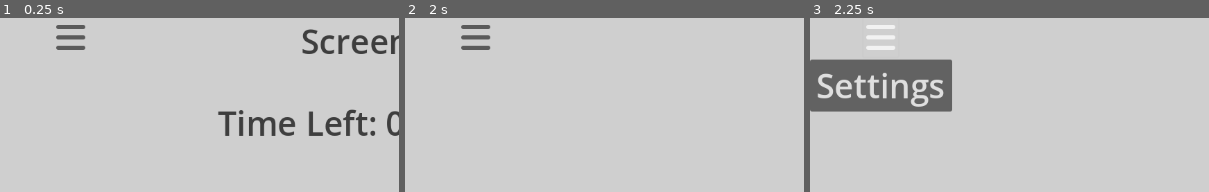
Above: before the commit, frames 1-3 (left to right).
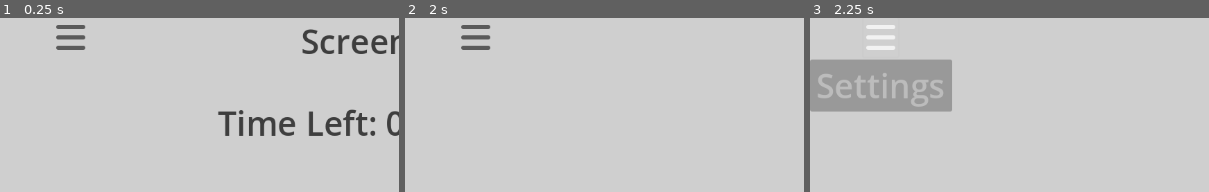
Above: after the commit, the same moments.

Repository: federstedt/screentime
Game: Godot game, scene res://main.tscn
Two runs of this game, one before a commit and one after it. Both use one fixed random seed, a clock stepped at 60 frames per second and the inputs below.
Inputs (mouse positions are % of the whole screen's width and height, from its top left):
- Up to frame 1 (0.25 s): no input
- Up to frame 2 (2 s): click "" at 0.5 s; click (54, 75) at 1.27 s; type "12" at 1.35 s
- Up to frame 3 (2.25 s): click "" at 2 s
The pictures show only the part of the screen within x 0-50%, y 0-50%; the shares and areas given below are measured in that part.

Frames 1-2 are identical in both runs. In frame 3, 10% of the frame differs, in the area x 0-36%, y 24-55%.

Commit message:
admin mode switching added

Diff:
--- a/GUI/base_gui.gd
+++ b/GUI/base_gui.gd
@@ -41,7 +41,6 @@
 	settings_button.connect("pressed", Callable(self, "_on_settings_pressed"))
 	menu_button.connect("pressed", Callable(self, "_on_mainmenu_pressed"))
 	exit_button.connect("pressed", Callable(self, "_on_exit_pressed"))
-	lock_button.connect("pressed", Callable(self, "_on_lock_pressed"))
 
 	# Connect settings page
 	save_settings_button.connect("pressed", Callable(self, "_on_settings_submit"))
@@ -56,11 +55,7 @@
 func exit_app() -> void:
 	get_tree().quit()
 
-func _on_lock_pressed() -> void:
-	# load admin login
-	show_admin_page()
-
-func unlock_icon() -> void:
+func switch_lock_icon() -> void:
 	button_locked = !button_locked
 	if button_locked == false:
 		lock_button.text = ""
--- a/main.gd
+++ b/main.gd
@@ -8,7 +8,7 @@
 #@export var main_time:float = 10
 
 #Onready locals
-@onready var main_timer:Timer = get_node("MainTimer")  # Referens till din TimerNode
+@onready var main_timer:Timer = get_node("MainTimer")
 @onready var time_elapsed := 0.0
 @onready var audiostream_player: AudioStreamPlayer = get_node("AudioStreamPlayer")
 @onready var times_snoozed:int = 0
@@ -19,10 +19,11 @@
 @onready var reset_button:Button = get_node("BaseGUI/MainPage/MainContainer/ButtonContainer/ResetButton")
 @onready var pause_button:Button = get_node("BaseGUI/MainPage/MainContainer/ButtonContainer/PauseButton")
 @onready var lock_button: Button = get_node("BaseGUI/LockButton")
+@onready var settings_button: Button = get_node("BaseGUI/SideMenu/MainMenu/SettingsButton")
 
 
 #window
-@onready var popup_window: Window = $PopUpWindow
+@onready var popup_window: Window = $PopUpWindow # undra vad för/nackdel är med detta sättet vs get_node ?
 @onready var popup_snooze_button: Button = get_node("PopUpWindow/PopUpGui/SnoozeButton")
 @onready var popup_limit_text: RichTextLabel = get_node("PopUpWindow/PopUpGui/SnoozeLimitText")
 
@@ -43,6 +44,7 @@
 	reset_button.connect("pressed", Callable(self, "_on_reset_pressed"))
 	pause_button.connect("pressed", Callable(self, "_on_pause_pressed"))
 	popup_snooze_button.connect("pressed", Callable(self, "_on_popup_snooze_pressed"))
+	lock_button.connect("pressed", Callable(self, "_on_lock_button_pressed"))
 
 	# connect other signals from GUI node
 	base_gui_node.connect("setting_main_timer_updated", Callable(self, "_on_setting_main_timer_updated"))
@@ -65,11 +67,25 @@
 		popup_limit_text.visible = true
 	snooze()
 
+func _on_lock_button_pressed() -> void:
+	if admin_locked:
+		base_gui_node.show_admin_page()
+	else:
+		lock_admin_mode()
+
+func unlock_admin_mode() -> void:
+	admin_locked = false
+	base_gui_node.switch_lock_icon()
+	settings_button.disabled = false
+
+func lock_admin_mode() -> void:
+	admin_locked = true
+	base_gui_node.switch_lock_icon()
+	settings_button.disabled = true
+
 func _on_admin_login_submitted(passwd: String) -> void:
 	if check_admin_login(passwd):
-		print('Login success!')
-		admin_locked = false
-		base_gui_node.unlock_icon()
+		unlock_admin_mode()
 	else:
 		print('Failed to login')
 
--- a/project.godot
+++ b/project.godot
@@ -27,7 +27,9 @@
 [file_customization]
 
 folder_colors={
-"res://GUI/": "orange"
+"res://GUI/": "orange",
+"res://assets/": "green",
+"res://export/": "gray"
 }
 
 [rendering]
--- a/side_menu.tscn
+++ b/side_menu.tscn
@@ -37,4 +37,5 @@
 [node name="SettingsButton" type="Button" parent="MainMenu"]
 layout_mode = 2
 theme = ExtResource("1_oxeiq")
+disabled = true
 text = "Settings"
